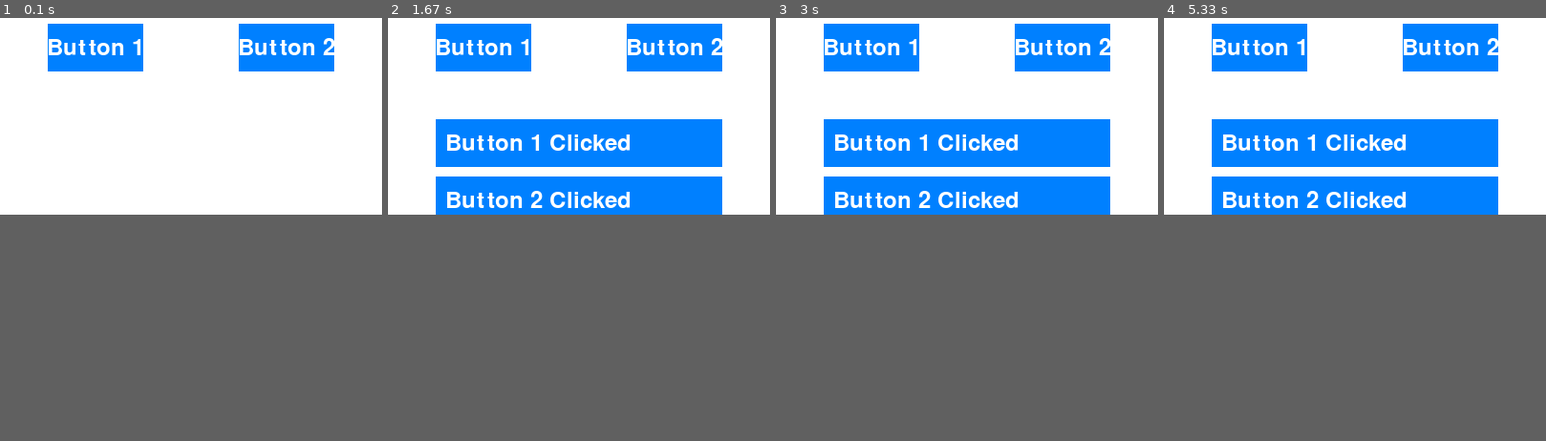
Above: before the commit, frames 1-4 (left to right).
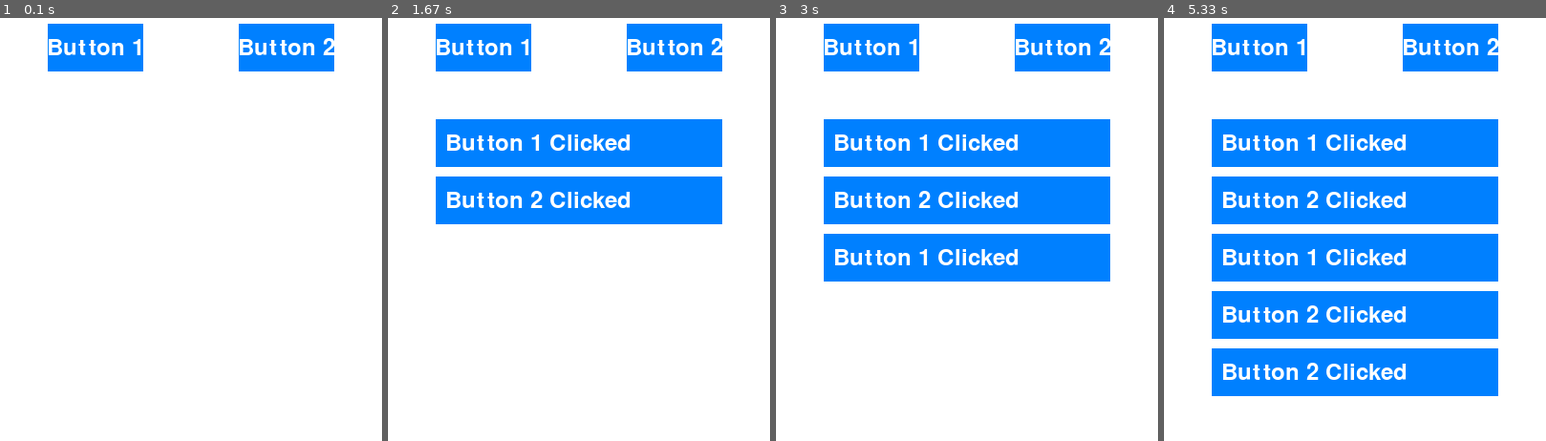
Above: after the commit, the same moments.

Repository: MaDanielBusiness/pygameBlockCode
Game: pygame game, started from test.py
The game is run twice, just before and just after one commit, with the same random seed, the same clock (stepped at 60 frames per second) and the same inputs.
Inputs (mouse positions are in pixels of both pictures, inside the frame that each line leads up to):
- Up to frame 1 (0.1 s): no input
- Up to frame 2 (1.67 s): click "Button 1" at 0.38 s; click "Button 2" at 0.72 s
- Up to frame 3 (3 s): click "Button 1" at 2.05 s
- Up to frame 4 (5.33 s): click "Button 2" at 3.38 s; click (1439, 56) at 5.22 s
The window is 400x300 before the commit and 400x537 after it. Grey fills any space a smaller window leaves; there, only what the larger window draws over its background counts as a difference.

The runs differ from the first frame. In frame 1, only the window size differs. In frame 2, 1.7% of the frame differs, in the area x 12-88%, y 46-49%; in frame 3, 9.6%; in frame 4, 25%, in the area x 12-88%, y 46-90%.

Commit message:
Performing tests to understand lambda functions
Created lambda functions.py to allow blocks in pygame to dynamically call python code.

Diff:
--- a/Button.py
+++ b/Button.py
@@ -1,10 +1,22 @@
 import pygame
+
 
 class Button:
     def __init__(self, x, y, width, height, text, action,
                  font=pygame.font.Font(None, 36),
                  btn_clr=(0, 128, 255),
                  txt_clr = (255, 255, 255)):
+        """
+        :param x:
+        :param y:
+        :param width:
+        :param height:
+        :param text:
+        :param action:
+        :param font:
+        :param btn_clr:
+        :param txt_clr:
+        """
         self.rect = pygame.Rect(x, y, width, height)
         self.text = text
         self.action = action
--- /dev/null
+++ b/Constants.py
@@ -0,0 +1,20 @@
+import sys
+
+import pygame
+
+# Initialize Pygame
+pygame.init()
+
+
+# Constants
+BACKGROUND_COLOR = (255, 255, 255)
+BUTTON_COLOR = (0, 128, 255)
+TEXT_COLOR = (255, 255, 255)
+FONT = pygame.font.Font(None, 36)
+
+# File to store window position and size data
+window_data_file = "window_data.txt"
+
+# Default window position and size
+default_width, default_height = 400, 300
+default_x, default_y = 200, 100
--- /dev/null
+++ b/StackableBlocks.py
@@ -0,0 +1,65 @@
+import pygame
+
+class StackableBlock:
+    """
+    The StackableBlock is a block that has a before, inside, and an after StackableBlock
+    It should also have an associated script that it should be able to run
+    """
+    def __init__(self, x=200, y=100, width=200, height=100, color=(255, 0, 0)):
+        self.x = x
+        self.y = y
+        self.width = width
+        self.height = height
+        self.rect = pygame.Rect(x, y, width, height)
+        self.color = color
+
+        self.prev = None
+        self.inner = None
+        self.after = None
+        self.command = None
+
+    def get_x(self):
+        return self.x
+    def set_x(self, x):
+        self.x = x
+
+    def get_y(self):
+        return self.y
+
+    def set_y(self, y):
+        self.y = y
+
+    def get_width(self):
+        return self.width
+
+    def set_width(self, width):
+        self.width = width
+
+    def get_height(self):
+        return self.height
+
+    def set_height(self, height):
+        self.height = height
+
+    def get_color(self):
+        return self.color
+
+    def set_color(self, color):
+        self.color = color
+
+    def set_prev(self, prev_block):
+        self.prev = prev_block
+
+    def set_inner(self, inner_block):
+        self.inner = inner_block
+
+    def set_after(self, after_block):
+        self.after = after_block
+
+    def set_command(self, command):
+        self.command = command
+
+
+
+    def display(self, screen):
+        pygame.draw.rect(screen, self.color, self.rect)
--- /dev/null
+++ b/lambdaFunctions.py
@@ -0,0 +1,29 @@
+def if_else_lambda(boolean, true_block, false_block):
+    """
+    Define a function that can dynamically imitate an if-else statement
+    :boolean bool: parameter boolean to determine which block to go into
+    :true_block lambda:
+    :false_block lambda:
+    :return: void
+    """
+    if boolean:
+        true_block()
+    else:
+        false_block()
+    #lambda: true_block if boolean else false_block
+
+
+
+def if_lambda(boolean, true_block):
+    """
+    Dynamically imitate an if statement based on the value of 'boolean'.
+
+    :param boolean: A boolean value that determines whether to execute 'true_block'.
+    :param true_block: A function representing the code to execute if 'boolean' is True.
+    :return: None
+    """
+    if boolean:
+        true_block()
+
+# Example usage:
+if_lambda(True, lambda: print("hi"))
--- a/main.py
+++ b/main.py
@@ -1,48 +1,42 @@
 import pygame
 import sys
 import os
+
+import Constants
 from Button import Button  # Import the Button class from the button module
+from Constants import *
 
 
 # Initialize Pygame
-pygame.init()
+#pygame.init()
 
-# Constants
-BACKGROUND_COLOR = (255, 255, 255)
-BUTTON_COLOR = (0, 128, 255)
-TEXT_COLOR = (255, 255, 255)
-FONT = pygame.font.Font(None, 36)
-
-# File to store window position and size data
-window_data_file = "window_data.txt"
-
-# Default window position and size
-default_width, default_height = 400, 300
-default_x, default_y = 200, 100
+x, y, win_width, win_height = Constants.default_x, Constants.default_y, Constants.default_width, Constants.default_height
 
 # Load window position and size data if the file exists
 if os.path.exists(window_data_file):
     with open(window_data_file, "r") as file:
         data = file.readline().strip().split(",")
         if len(data) == 4:
-            default_x, default_y, default_width, default_height = map(int, data)
+            x, y, win_width, win_height = map(int, data)
 
 # Create the main window
-screen = pygame.display.set_mode((default_width, default_height), pygame.RESIZABLE)
+screen = pygame.display.set_mode((win_width, win_height), pygame.RESIZABLE)
 pygame.display.set_caption("Pygame GUI")
 
 
 # Create buttons with lambda functions
-button1 = Button(50, 100, 100, 50, "Button 1",
-                 lambda: add_command(command_list ,"Button 1 Clicked"))
-button2 = Button(250, 100, 100, 50, "Button 2",
-                 lambda: add_command(command_list ,"Button 2 Clicked"))
+button_list = [
+    Button(50, 100, 100, 50, "Button 1",
+           lambda: add_command(command_list, "Button 1 Clicked")),
+    Button(250, 100, 100, 50, "Button 2",
+           lambda: add_command(command_list ,"Button 2 Clicked"))
+]
 
 # Set some button details
-for button in [button1, button2]:
-    button.set_font(FONT)
-    button.set_button_color(BUTTON_COLOR)
-    button.set_text_color(TEXT_COLOR)
+for button in button_list:
+    button.set_font(Constants.FONT)
+    button.set_button_color(Constants.BUTTON_COLOR)
+    button.set_text_color(Constants.TEXT_COLOR)
 
 # Create a list of commands to be executed
 command_list = []
@@ -64,8 +58,8 @@
 def display_commands(surface):
     y_offset = 200  # Vertical position for displaying commands
     for command in command_list:
-        pygame.draw.rect(surface, BUTTON_COLOR, (50, y_offset, 300, 50))
-        text_surface = FONT.render(command, True, TEXT_COLOR)
+        pygame.draw.rect(surface, Constants.BUTTON_COLOR, (50, y_offset, 300, 50))
+        text_surface = Constants.FONT.render(command, True, Constants.TEXT_COLOR)
         text_rect = text_surface.get_rect(midleft=(60, y_offset + 25))
         surface.blit(text_surface, text_rect)
         y_offset += 60  # Increase the vertical position for the next block
@@ -78,16 +72,16 @@
             running = False
         elif event.type == pygame.VIDEORESIZE:
             # Handle window resize
-            default_width, default_height = event.size
-            screen = pygame.display.set_mode((default_width, default_height), pygame.RESIZABLE)
-        for button in [button1, button2]:
+            win_width, win_height = event.size
+            screen = pygame.display.set_mode((win_width, win_height), pygame.RESIZABLE)
+        for button in button_list:
             button.handle_event(event)
 
-    screen.fill(BACKGROUND_COLOR)
+    screen.fill(Constants.BACKGROUND_COLOR)
 
     # Draw buttons
-    button1.draw(screen)
-    button2.draw(screen)
+    for button in button_list:
+        button.draw(screen)
 
     # Display command blocks
     display_commands(screen)
@@ -96,7 +90,7 @@
 
 # Save window position and size data to a file
 with open(window_data_file, "w") as file:
-    file.write(f"{default_x},{default_y},{default_width},{default_height}")
+    file.write(f"{x},{y},{win_width},{win_height}")
 
 # Quit Pygame
 pygame.quit()
--- a/moveableBlocks.py
+++ b/moveableBlocks.py
@@ -1,4 +1,5 @@
 import pygame
+
 
 class MovableRectangle:
     def __init__(self, x, y, width, height, color):
@@ -30,6 +31,18 @@
             self.rect.x = mouse_x - self.offset_x
             self.rect.y = mouse_y - self.offset_y
 
+    # Function to check for collisions between rectangles
+    def check_collisions(rectangles):
+        for r1 in rectangles:
+            for r2 in rectangles:
+                if r1 != r2 and r1.rect.colliderect(r2.rect):
+                    # Perform collision response here
+                    # For example, change the color of collided rectangles
+                    r1.color = (0, 255, 0)
+                    r2.color = (0, 255, 0)
+
+
+
 class Button:
     def __init__(self, x, y, width, height, color, text, callback):
         self.rect = pygame.Rect(x, y, width, height)
@@ -49,6 +62,7 @@
             if event.button == 1 and self.rect.collidepoint(event.pos):
                 self.callback()
 
+
 # Pygame initialization
 pygame.init()
 
@@ -65,10 +79,12 @@
 # Create a list of movable rectangles
 rectangles = []
 
+
 # Function to add a new movable rectangle
 def add_rectangle():
     new_rectangle = MovableRectangle(100, 100, 100, 50, RED)
     rectangles.append(new_rectangle)
+
 
 # Create a button to add new rectangles
 add_button = Button(50, 50, 200, 50, BLUE, "Add Rectangle", add_rectangle)
@@ -76,7 +92,7 @@
 running = True
 while running:
     for event in pygame.event.get():
-        if event.type == pygame.QUIT:
+        if event.type == pygame.QUIT:  # Close window
             running = False
 
         for rectangle in rectangles:
@@ -92,6 +108,8 @@
 
     add_button.draw(window)
 
+    check_collisions() # Check for collisions between rectangles
+
     pygame.display.flip()
 
 pygame.quit()
--- /dev/null
+++ b/window_data.txt
@@ -0,0 +1 @@
+200,100,400,537
